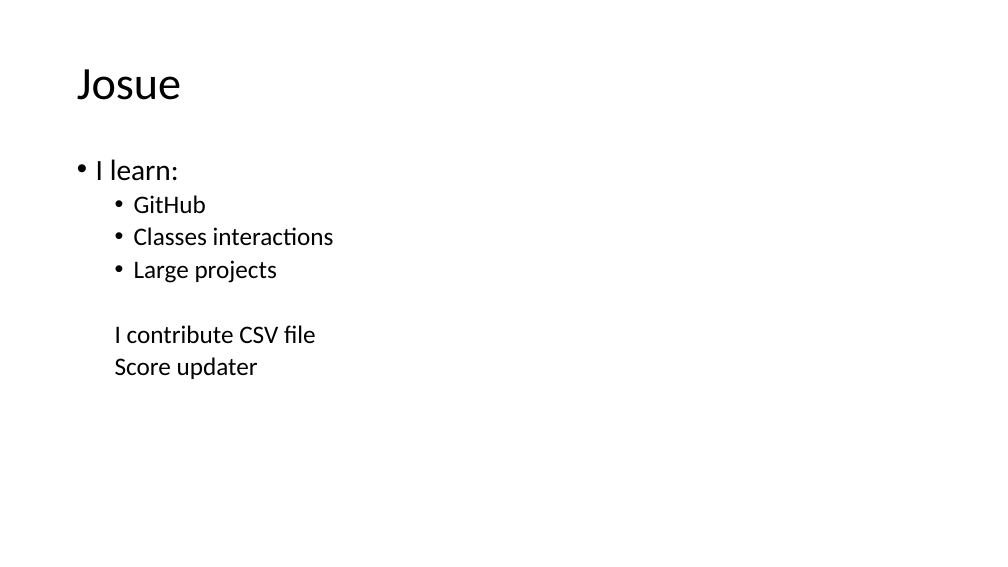
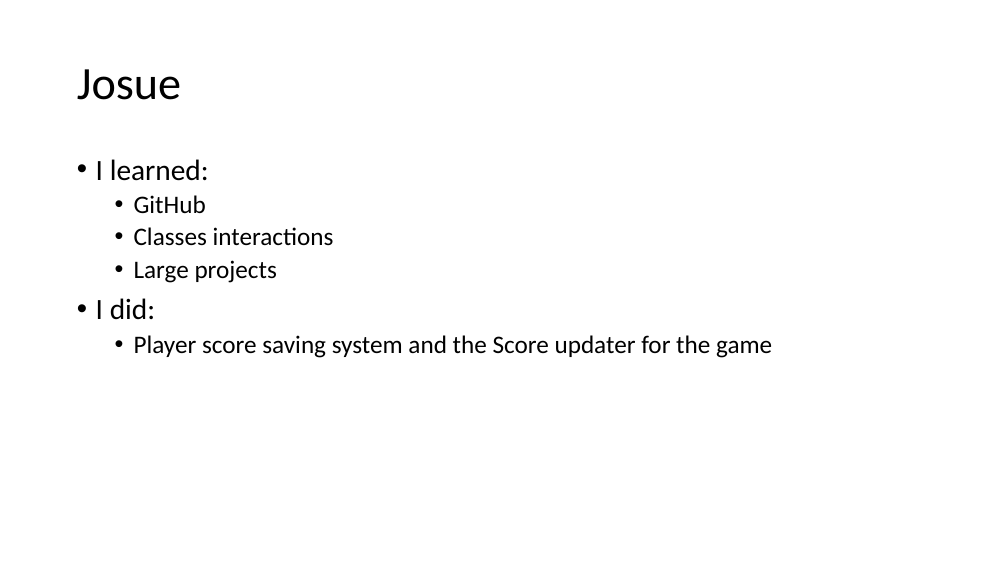
Before and after one commit to trent-hudgens/UVStocks, a slide deck: slide 4 of group project.pptx. Drawn at 1008x567 pixels with LibreOffice and Linux fonts; fonts in the diff are those of the drawing. Boxes give left, top, right and bottom in pixels: in the first picture for what was removed or moved away, otherwise in the second. Text is boxed around its words. In the diff, an @@ line names an element or a change of style, - is before the commit and + after.

```diff
--- a/group project.pptx
+++ b/group project.pptx
@@ text at (x1=96, y1=159, x2=209, y2=181): text changed @@
-• I learn:
+• I learned:
@@ text at (x1=96, y1=298, x2=772, y2=358): text changed @@
-  I contribute CSV file
-  Score updater
+• I did:
+  • Player score saving system and the Score updater for the game
```
Also in this commit, not shown: 3 other slides changed.
